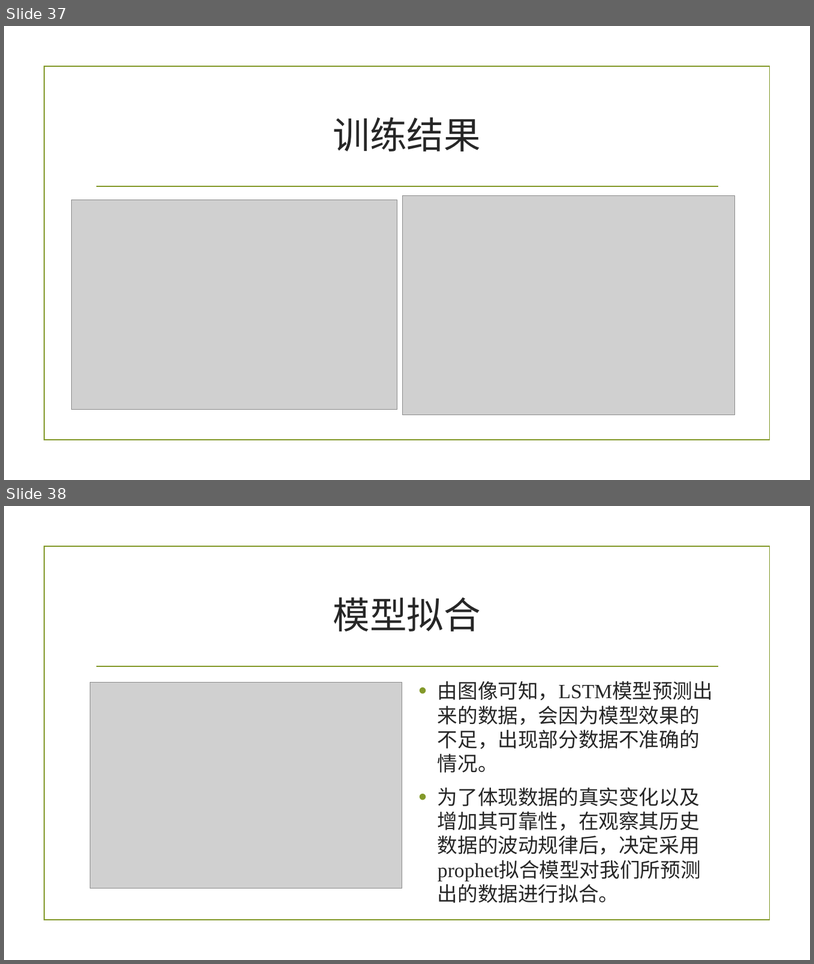
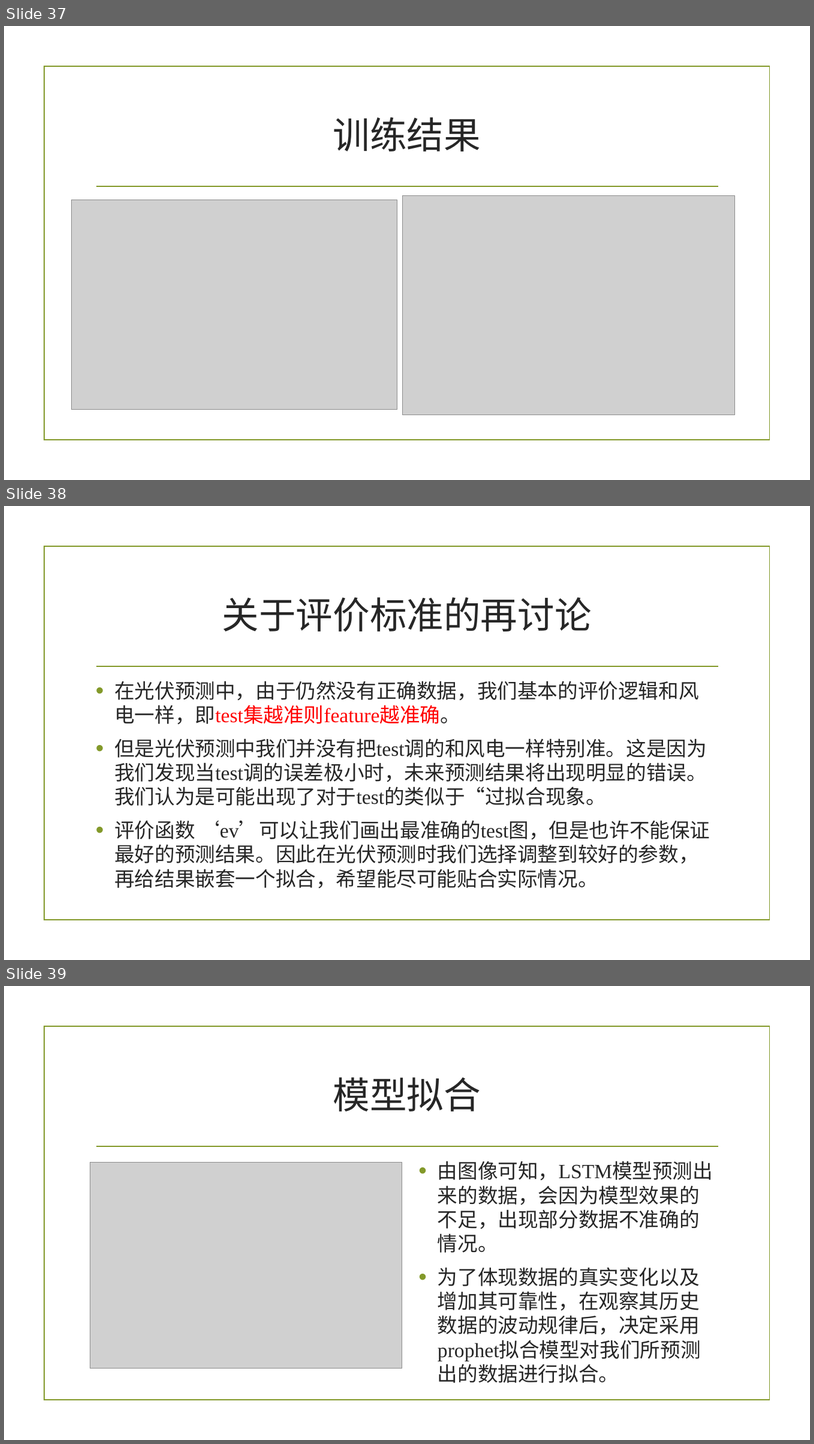
Before and after one commit to USERLaplace/big_project, a slide deck: 新能源多时空尺度出力预测.pptx. Shown one above the other, each under a label of ours: slides 37 and 38 before the commit, slides 37, 38 and 39 after it. The pictures are 814x964 and 814x1444 pixels, drawn with LibreOffice and Linux fonts; fonts in the diff are those of the drawing; grey boxes stand for pictures; background and template pictures are left out. Boxes give left, top, right and bottom in pixels: in the first picture for what was removed or moved away, otherwise in the second. Text is boxed around its words. In the diff, an @@ line names an element or a change of style, - is before the commit and + after.

Commit message:
这是最终版报告和PPT，不再改动

```diff
--- a/新能源多时空尺度出力预测.pptx
+++ b/新能源多时空尺度出力预测.pptx
@@ slide 38 added at box(4, 506, 810, 960), background picture (left out); not listed: 2 template elements that a slide beside it also shows @@
@@ title added at box(222, 597, 592, 631), 44 pt, text #262626 @@
+关于评价标准的再讨论
@@ text added at box(114, 681, 710, 888), 24 pt, text #262626 @@
+• 在光伏预测中，由于仍然没有正确数据，我们基本的评价逻辑和风电一样，即test集越准则feature越准确。
+• 但是光伏预测中我们并没有把test调的和风电一样特别准。这是因为我们发现当test调的误差极小时，未来预测结果将出现明显的错误。我们认为是可能出现了对于test的类似于“过拟合现象。
+• 评价函数 ‘ev’可以让我们画出最准确的test图，但是也许不能保证最好的预测结果。因此在光伏预测时我们选择调整到较好的参数，再给结果嵌套一个拟合，希望能尽可能贴合实际情况。
@@ what was slide 38 is now slide 39 @@
```
Also in this commit, not shown: 1 other slide added, 1 other file.
